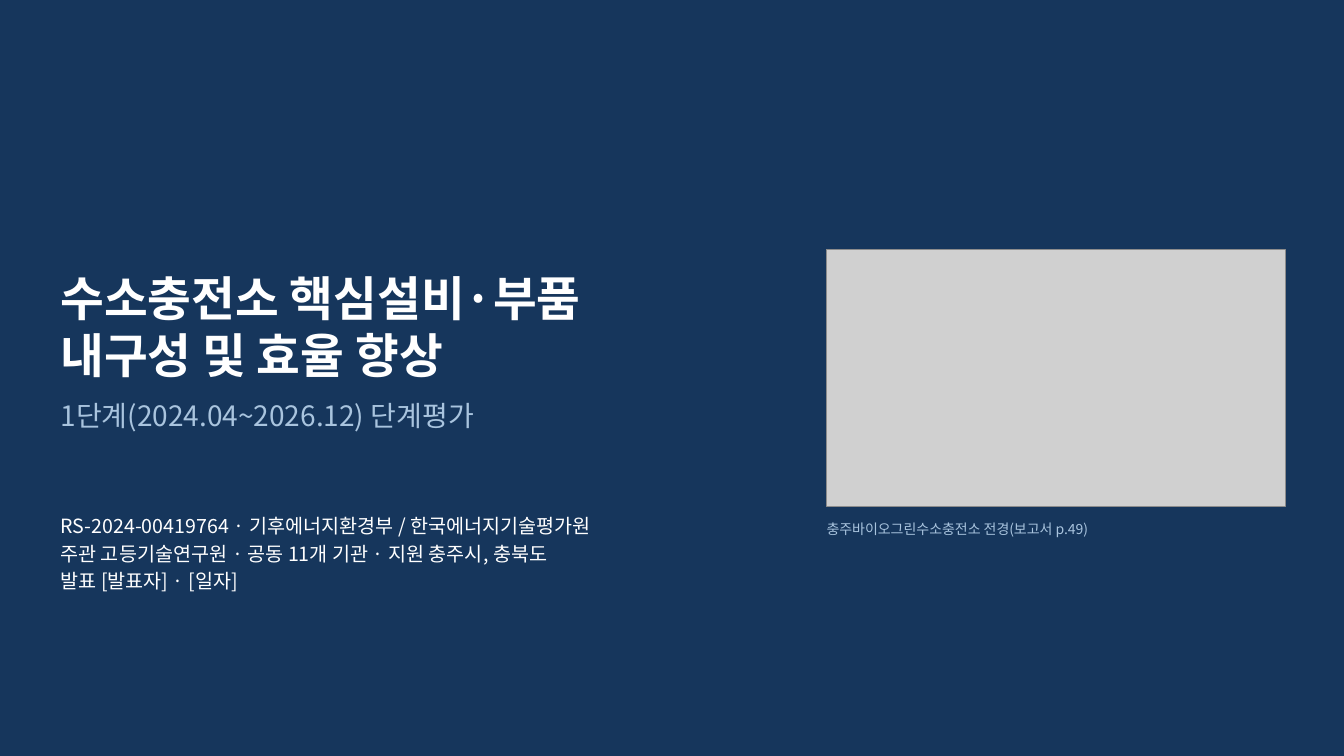
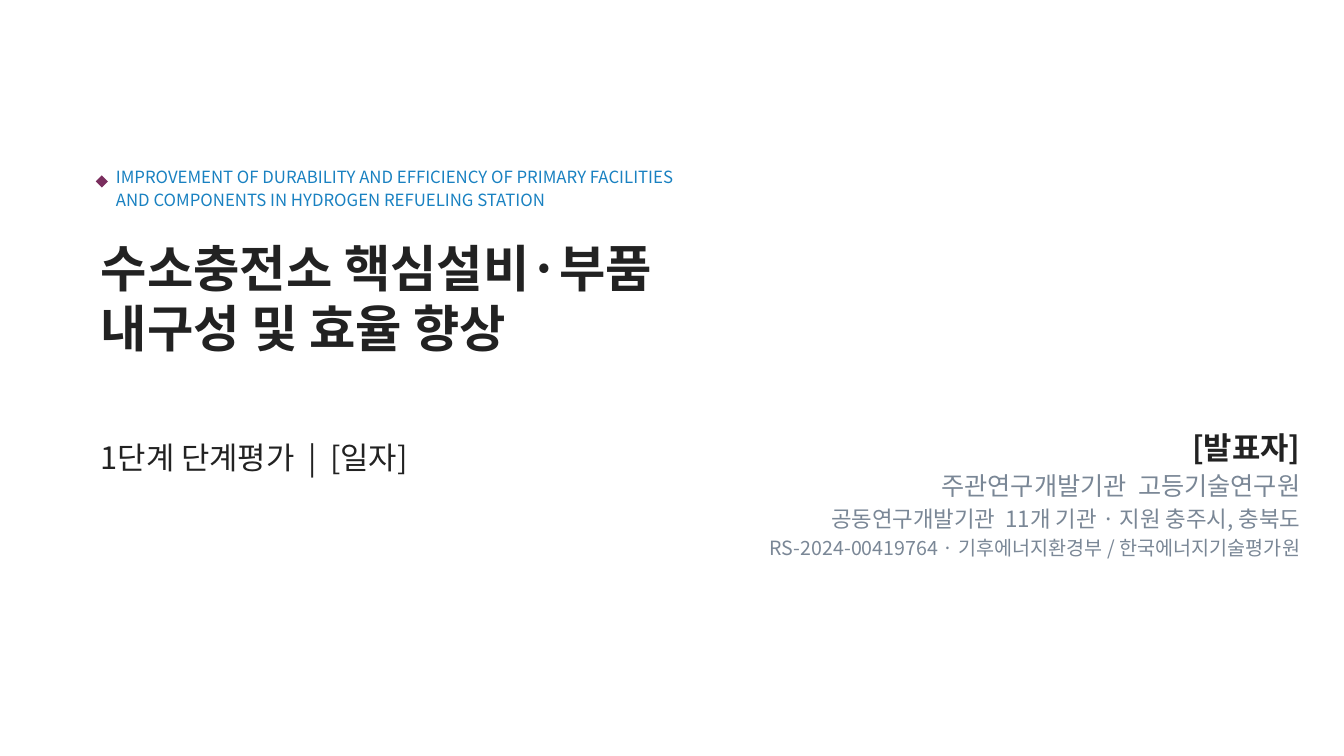
Before and after one commit to jungdw180-debug/h2, a slide deck: slide 1 of slides/1단계_단계평가_본평가판.pptx. Drawn at 1344x756 pixels with LibreOffice and Linux fonts; fonts in the diff are those of the drawing; grey boxes stand for pictures; background and template pictures are left out. Boxes give left, top, right and bottom in pixels: in the first picture for what was removed or moved away, otherwise in the second. Text is boxed around its words. In the diff, an @@ line names an element or a change of style, - is before the commit and + after.

```diff
--- a/slides/1단계_단계평가_본평가판.pptx
+++ b/slides/1단계_단계평가_본평가판.pptx
@@ background #16365C to #FFFFFF @@
@@ diamond added at (x1=96, y1=175, x2=108, y2=188), fill #7A2E5E @@
@@ text added at (x1=116, y1=170, x2=673, y2=206), 12 pt, text #1981C1 @@
+IMPROVEMENT OF DURABILITY AND EFFICIENCY OF PRIMARY FACILITIES
+AND COMPONENTS IN HYDROGEN REFUELING STATION
@@ title "수소충전소 핵심설비·부품" moved from (x1=60, y1=276, x2=581, y2=378) to (x1=101, y1=244, x2=652, y2=352) @@
@@ title "수소충전소 핵심설비·부품" at (x1=101, y1=244, x2=652, y2=352): size 34 to 36 pt, text colour #FFFFFF to #222222; vertical alignment bottom to top @@
@@ picture removed at (x1=827, y1=250, x2=1286, y2=507) @@
@@ text at (x1=101, y1=443, x2=407, y2=475): text changed; size 20 to 22 pt; text colour #A9C4DE to #222222 @@
-1단계(2024.04~2026.12) 단계평가
+1단계 단계평가 | [일자]
@@ text added at (x1=770, y1=433, x2=1301, y2=557), 14 pt, text #7A8796 @@
+[발표자]
+주관연구개발기관 고등기술연구원
+공동연구개발기관 11개 기관 · 지원 충주시, 충북도
+RS-2024-00419764 · 기후에너지환경부 / 한국에너지기술평가원
@@ text removed at (x1=60, y1=516, x2=591, y2=592) @@
-RS-2024-00419764 · 기후에너지환경부 / 한국에너지기술평가원
-주관 고등기술연구원 · 공동 11개 기관 · 지원 충주시, 충북도
-발표 [발표자] · [일자]
@@ text removed at (x1=827, y1=522, x2=1089, y2=537) @@
-충주바이오그린수소충전소 전경(보고서 p.49)
```
Also in this commit, not shown: 22 other slides changed, 4 slides added, 2 slides removed, 6 other files.
